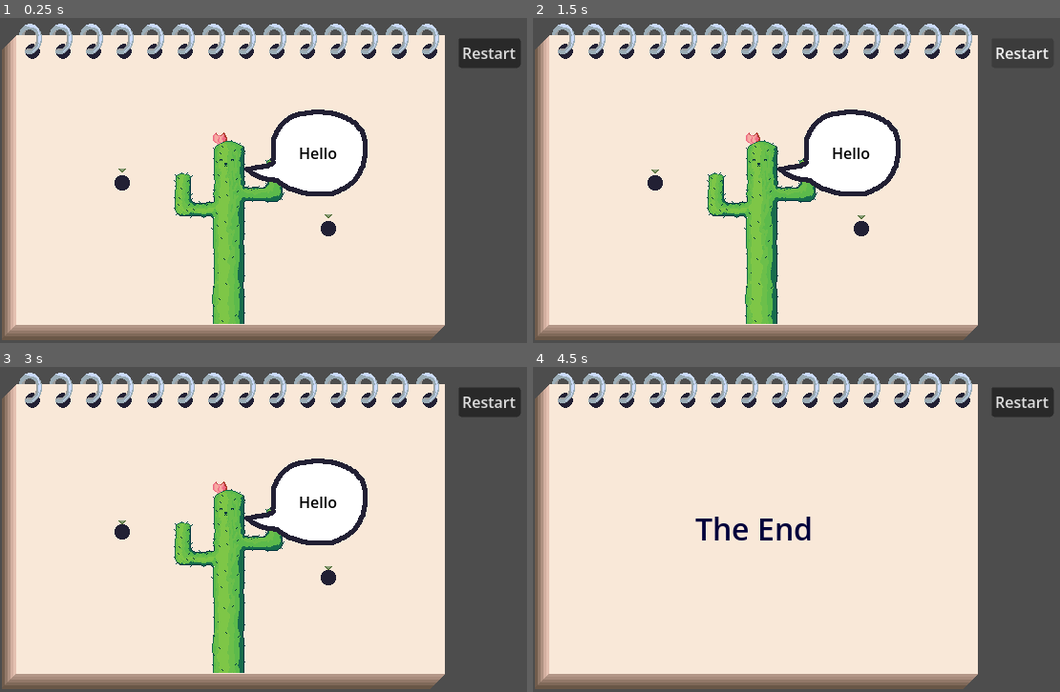
Above: before the commit, frames 1-4 (two rows, left to right).
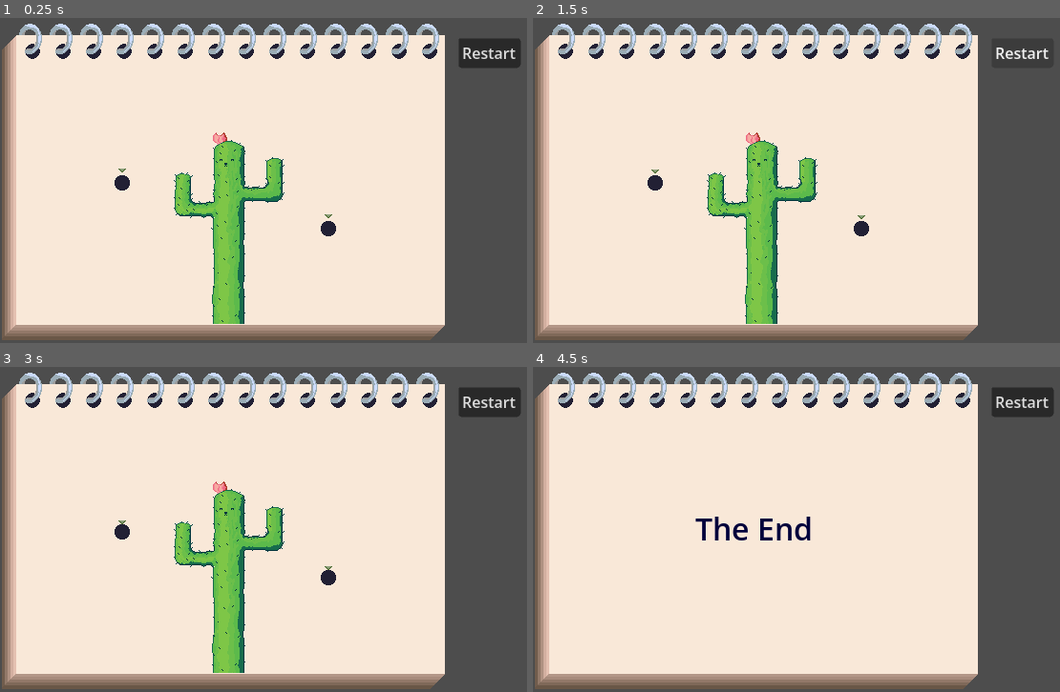
Above: after the commit, the same moments.

Repository: crookedneighbor/drawing-connection
Game: Godot game, scene res://levels/intro_desert/intro_desert.tscn
Same seed, same stepped clock (60 frames per second), same inputs: the game is played once before the commit and once after it. This scene is started directly instead of the project's main scene.
Inputs (mouse positions are in pixels of both pictures, inside the frame that each line leads up to):
- Up to frame 1 (0.25 s): no input
- Up to frame 2 (1.5 s): click "Restart" at 0.5 s; click "Restart" at 1.25 s
- Up to frame 3 (3 s): click "Restart" at 2 s; tap Enter at 2.75 s; move the mouse to (231, 542) at 2.77 s; click (231, 542) at 2.92 s
- Up to frame 4 (4.5 s): move the mouse to (859, 578) at 3.52 s; click (859, 578) at 3.67 s; move the mouse to (654, 532) at 4.27 s; click (654, 532) at 4.42 s

The runs differ from the first frame. In frame 1, 4.3% of the frame differs, in the area x 46-70%, y 28-55%; in frame 2, 4.3%; in frame 3, 4.3%; in frame 4, nothing differs.

Commit message:
feat: add speech bubble

Diff:
--- a/levels/intro_desert/intro_desert.tscn
+++ b/levels/intro_desert/intro_desert.tscn
@@ -19,7 +19,7 @@
 
 [node name="SpeechBubble" parent="." index="5" unique_id=490983717 instance=ExtResource("4_703o1")]
 position = Vector2(320, 208)
-text = "Hello"
+text = "Careful!"
 
 [connection signal="enter_drawable_area" from="Pad" to="Pencil" method="enter_drawable_area"]
 [connection signal="exit_drawable_area" from="Pad" to="Pencil" method="exit_drawable_area"]
--- a/obstacles/speech_bubble/speech_bubble.gd
+++ b/obstacles/speech_bubble/speech_bubble.gd
@@ -1,8 +1,15 @@
 class_name SpeechBubble extends Obstacle
 
-@onready var label: RichTextLabel = $RichTextLabel
+@onready var label: RichTextLabel = $Sprite2D/RichTextLabel
+@onready var animation_player: AnimationPlayer = $AnimationPlayer
+@onready var reveal_area: Area2D = $"Reveal Area"
 
 @export var text: String
 
 func _ready() -> void:
 	label.text = text
+	reveal_area.area_entered.connect(_on_close_to_speech)
+
+func _on_close_to_speech(area: Area2D) -> void:
+	if area.get_parent() is DrawnLine:
+		animation_player.play("reveal")
--- a/obstacles/speech_bubble/speech_bubble.tscn
+++ b/obstacles/speech_bubble/speech_bubble.tscn
@@ -2,6 +2,62 @@
 
 [ext_resource type="Script" uid="uid://cm38ot8o8xsyq" path="res://obstacles/speech_bubble/speech_bubble.gd" id="1_nou2u"]
 [ext_resource type="Texture2D" uid="uid://b870p63t6xtfl" path="res://obstacles/speech_bubble/speech_bubble.png" id="2_nou2u"]
+
+[sub_resource type="CapsuleShape2D" id="CapsuleShape2D_nou2u"]
+radius = 7999996.0
+height = 15999992.0
+
+[sub_resource type="Animation" id="Animation_duu1j"]
+length = 0.001
+tracks/0/type = "value"
+tracks/0/imported = false
+tracks/0/enabled = true
+tracks/0/path = NodePath("Sprite2D:scale")
+tracks/0/interp = 1
+tracks/0/loop_wrap = true
+tracks/0/keys = {
+"times": PackedFloat32Array(0),
+"transitions": PackedFloat32Array(1),
+"update": 0,
+"values": [Vector2(1e-05, 1e-05)]
+}
+
+[sub_resource type="Animation" id="Animation_tyml7"]
+resource_name = "default"
+tracks/0/type = "value"
+tracks/0/imported = false
+tracks/0/enabled = true
+tracks/0/path = NodePath("Sprite2D:scale")
+tracks/0/interp = 1
+tracks/0/loop_wrap = true
+tracks/0/keys = {
+"times": PackedFloat32Array(0),
+"transitions": PackedFloat32Array(1),
+"update": 0,
+"values": [Vector2(1e-05, 1e-05)]
+}
+
+[sub_resource type="Animation" id="Animation_1aymd"]
+resource_name = "reveal"
+tracks/0/type = "value"
+tracks/0/imported = false
+tracks/0/enabled = true
+tracks/0/path = NodePath("Sprite2D:scale")
+tracks/0/interp = 1
+tracks/0/loop_wrap = true
+tracks/0/keys = {
+"times": PackedFloat32Array(0, 0.5, 0.6),
+"transitions": PackedFloat32Array(1, 1, 1),
+"update": 0,
+"values": [Vector2(1e-05, 1e-05), Vector2(1.25, 1.25), Vector2(1, 1)]
+}
+
+[sub_resource type="AnimationLibrary" id="AnimationLibrary_daoh8"]
+_data = {
+&"RESET": SubResource("Animation_duu1j"),
+&"default": SubResource("Animation_tyml7"),
+&"reveal": SubResource("Animation_1aymd")
+}
 
 [node name="SpeechBubble" type="Area2D" unique_id=490983717]
 script = ExtResource("1_nou2u")
@@ -9,16 +65,30 @@
 
 [node name="Sprite2D" type="Sprite2D" parent="." unique_id=1701663434]
 position = Vector2(0, -48)
+scale = Vector2(1e-05, 1e-05)
 texture = ExtResource("2_nou2u")
+
+[node name="RichTextLabel" type="RichTextLabel" parent="Sprite2D" unique_id=1719933177]
+offset_left = -24.0
+offset_top = -25.0
+offset_right = 51.0
+offset_bottom = 27.0
+theme_override_colors/default_color = Color(0, 0, 0, 1)
+horizontal_alignment = 1
+vertical_alignment = 1
+
+[node name="Reveal Area" type="Area2D" parent="." unique_id=80637045]
+position = Vector2(0, -47.99952)
+scale = Vector2(1e-05, 1e-05)
+
+[node name="CollisionShape2D" type="CollisionShape2D" parent="Reveal Area" unique_id=626905321]
+position = Vector2(9, -44)
+shape = SubResource("CapsuleShape2D_nou2u")
+debug_color = Color(0.50936925, 0.5785736, 1.347661e-06, 0.41960785)
 
 [node name="CollisionPolygon2D" type="CollisionPolygon2D" parent="." unique_id=655799139]
 polygon = PackedVector2Array(-65, -31, -58, -25, -50, -19, -42, -18, -32, -16, -27, -13, -13, -6, -4, -3, 12, -2, 29, -2, 42, -7, 58, -23, 63, -32, 65, -47, 65, -62, 61, -74, 50, -84, 31, -92, 12, -94, -1, -92, -12, -89, -27, -79, -34, -68, -35, -63, -36, -52, -36, -39, -42, -36, -55, -34)
 
-[node name="RichTextLabel" type="RichTextLabel" parent="." unique_id=1719933177]
-offset_left = -24.0
-offset_top = -73.0
-offset_right = 51.0
-offset_bottom = -21.0
-theme_override_colors/default_color = Color(0, 0, 0, 1)
-horizontal_alignment = 1
-vertical_alignment = 1
+[node name="AnimationPlayer" type="AnimationPlayer" parent="." unique_id=1319646734]
+libraries/ = SubResource("AnimationLibrary_daoh8")
+autoplay = &"default"
